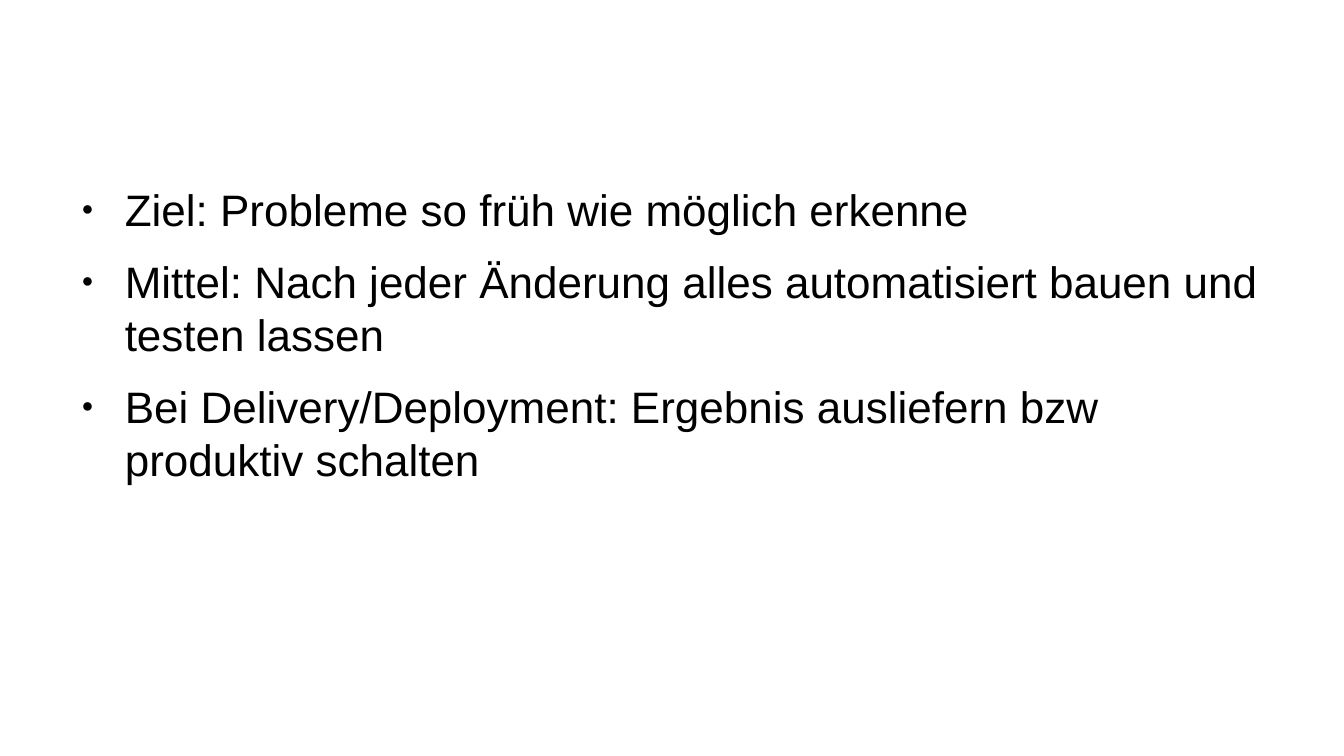
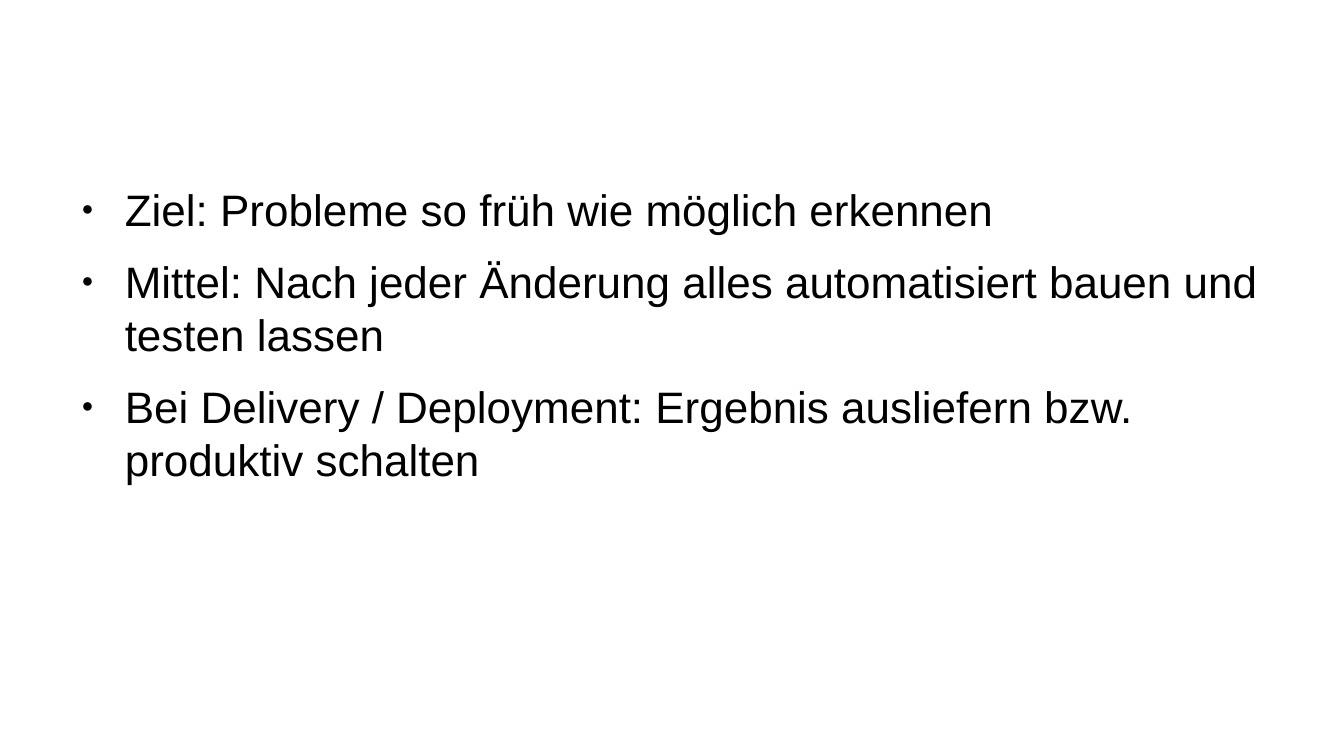
Before and after one commit to carstenkuckuk/CppUGBochum, a slide deck: slide 16 of doc/20180920_CppUGBochum_CI_Jenkins_CMake_GoogleTest.odp. Drawn at 1344x756 pixels with LibreOffice and Linux fonts; fonts in the diff are those of the drawing; background and template pictures are left out. Boxes give left, top, right and bottom in pixels: in the first picture for what was removed or moved away, otherwise in the second. Text is boxed around its words. In the diff, an @@ line names an element or a change of style, - is before the commit and + after.

Commit message:
Typos

```diff
--- a/doc/20180920_CppUGBochum_CI_Jenkins_CMake_GoogleTest.odp
+++ b/doc/20180920_CppUGBochum_CI_Jenkins_CMake_GoogleTest.odp
@@ text at (x1=125, y1=194, x2=992, y2=235): text changed @@
-● Ziel: Probleme so früh wie möglich erkenne
+● Ziel: Probleme so früh wie möglich erkennen
@@ text at (x1=125, y1=391, x2=1132, y2=485): text changed @@
-● Bei Delivery/Deployment: Ergebnis ausliefern bzw produktiv schalten
+● Bei Delivery / Deployment: Ergebnis ausliefern bzw. produktiv schalten
```
Also in this commit, not shown: 13 other slides changed.
